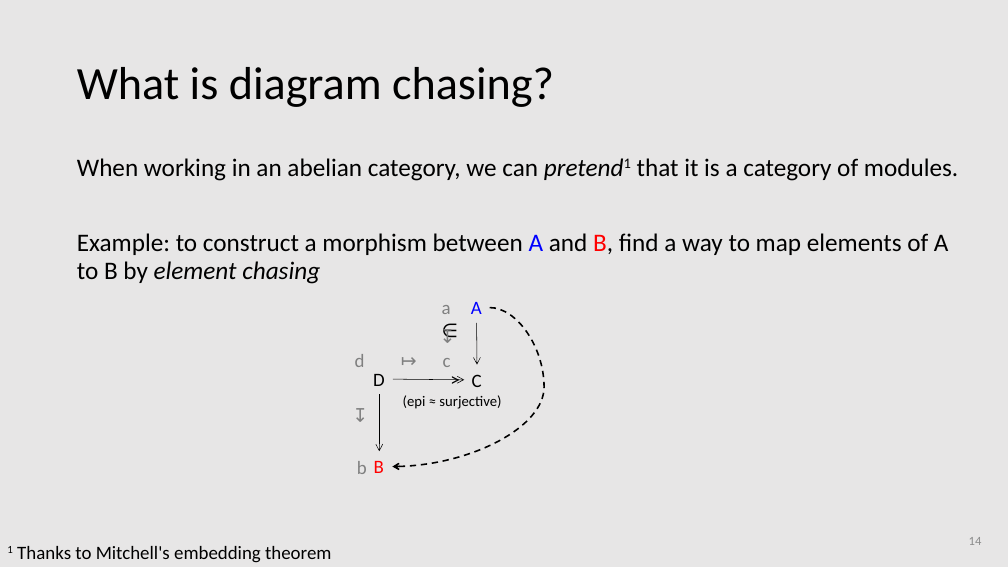
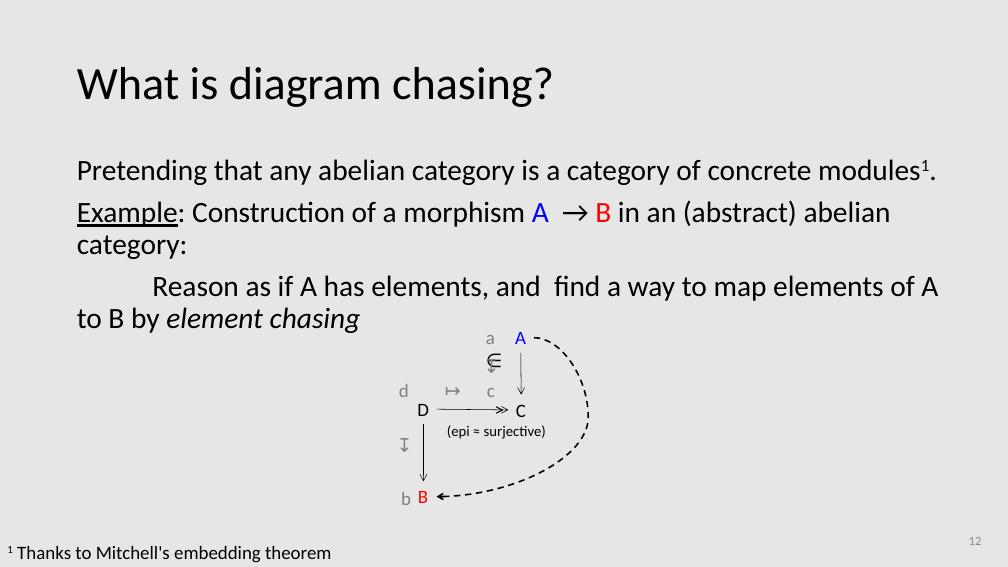
Before and after one commit to amblafont/slides, a slide deck: slide 12 of diagrammatic-reasoning/2024-november-coreact.pptx (slide 14 before the commit). Drawn at 1008x567 pixels with LibreOffice and Linux fonts; fonts in the diff are those of the drawing. Boxes give left, top, right and bottom in pixels: in the first picture for what was removed or moved away, otherwise in the second. Text is boxed around its words. In the diff, an @@ line names an element or a change of style, - is before the commit and + after.

```diff
--- a/diagrammatic-reasoning/2024-november-coreact.pptx
+++ b/diagrammatic-reasoning/2024-november-coreact.pptx
@@ text at [77,159,938,333]: text changed; size 24 to 28 pt @@
-When working in an abelian category, we can pretend1 that it is a category of modules.
-Example: to construct a morphism between A and B, find a way to map elements of A to B by element chasing
+Pretending that any abelian category is a category of concrete modules1.
+Example: Construction of a morphism A → B in an (abstract) abelian category:
+Reason as if A has elements, and find a way to map elements of A to B by element chasing
@@ 13 texts, 3 arrows, 1 curved arrow: place and size @@
-13 texts, 3 arrows, 1 curved arrow at [346,302,544,474]
+13 texts, 3 arrows, 1 curved arrow at [391,332,588,505]
@@ page number at [969,537,982,545]: text changed @@
-14
+12
```
Also in this commit, not shown: 9 other slides changed, 1 slide added, 2 slides removed.
